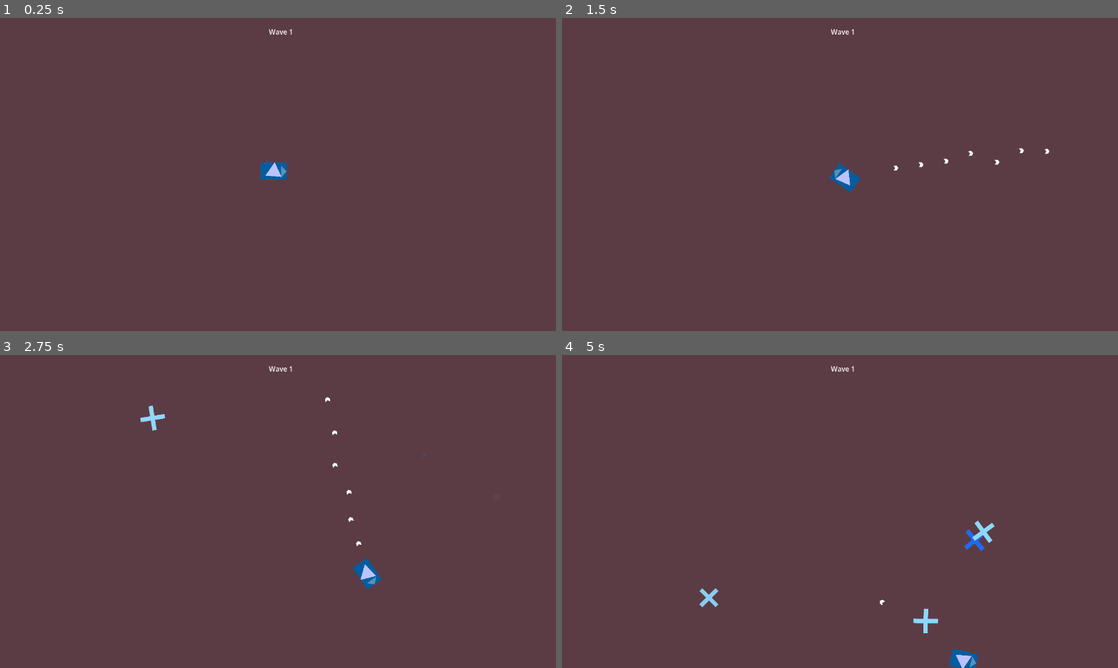
Above: before the commit, frames 1-4 (two rows, left to right).
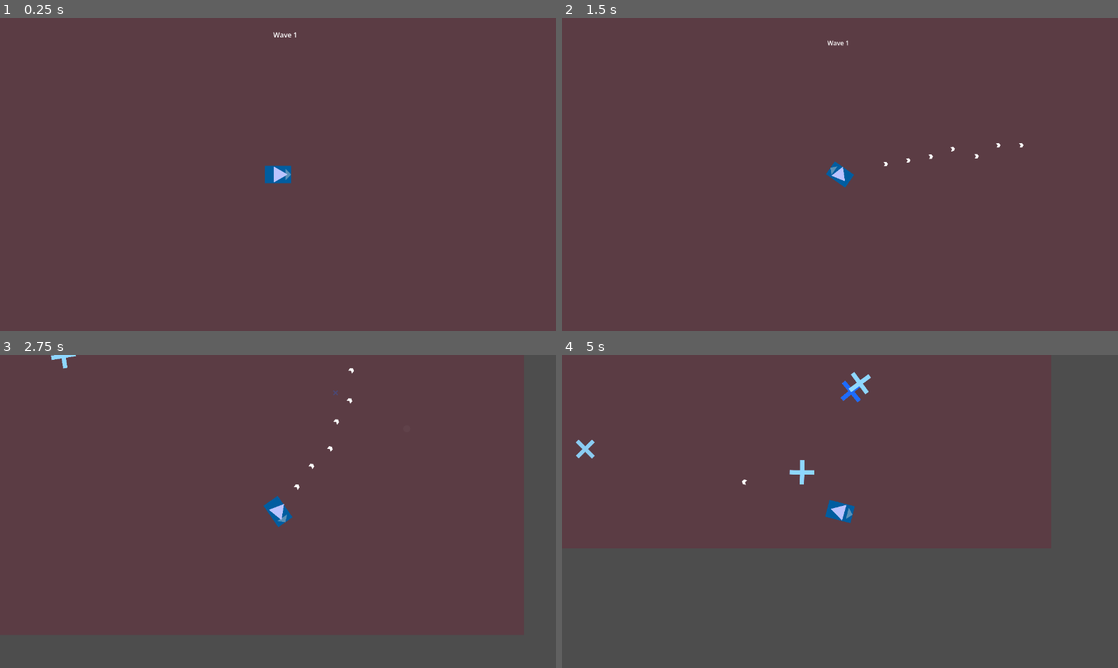
Above: after the commit, the same moments.

Repository: Sammon04/Roguelike_Game
Game: Godot game, scene res://Scenes/Main.tscn
Same seed, same stepped clock (60 frames per second), same inputs: the game is played once before the commit and once after it.
Inputs (mouse positions are in pixels of both pictures, inside the frame that each line leads up to):
- Up to frame 1 (0.25 s): no input
- Up to frame 2 (1.5 s): tap Enter at 0.5 s; move the mouse to (962, 158) at 0.52 s; press the mouse at (962, 158) at 0.53 s; hold D (right) 0.53-1.28 s; tap Mouse wheel down (scroll_down, bound only after the commit) at 0.8, 1.35 s; move the mouse to (728, 190) at 1.27 s; release the mouse at (728, 190) at 1.28 s; hold S (down) from 1.28 s (still down)
- Up to frame 3 (2.75 s): tap Mouse wheel up (scroll_up, bound only after the commit) at 1.55, 2.1 s; move the mouse to (333, 442) at 2.02 s; release S (down) at 2.03 s; press the mouse at (333, 442) at 2.03 s; hold D (right) from 2.03 s (still down)
- Up to frame 4 (5 s): move the mouse to (812, 574) at 2.77 s; release D (right) at 2.78 s; release the mouse at (812, 574) at 2.78 s; hold W (up) 2.78-3.53 s; click (812, 574) at 2.85 s; tap Mouse wheel down (scroll_down, bound only after the commit) at 3.05, 3.6 s; move the mouse to (1006, 558) at 3.52 s; hold A (left) from 3.53 s (still down); tap Mouse wheel up (scroll_up, bound only after the commit) at 3.8, 4.35 s; move the mouse to (673, 464) at 4.27 s; click (673, 464) at 4.55 s

The runs differ from the first frame. In frame 1, 0.3% of the frame differs, in the area x 46-54%, y 3-53%; in frame 2, 0.5%; in frame 3, 0.9%; in frame 4, 1.5%, in the area x 2-78%, y 3-100%.

Commit message:
added camera zoom and follow player

Diff:
--- /dev/null
+++ b/Player/Scripts/camera_manager.gd
@@ -0,0 +1,14 @@
+extends Node
+
+@onready var camera = $Camera
+@onready var player = $"../../Player"
+
+func zoom():
+	if Input.is_action_just_released("scroll_up"):
+		camera.zoom += Vector2(0.05, 0.05)
+	if Input.is_action_just_released("scroll_down"):
+		camera.zoom -= Vector2(0.05, 0.05)
+
+func _process(delta: float) -> void:
+	camera.global_position = player.global_position
+	zoom()
--- a/Player/player.tscn
+++ b/Player/player.tscn
@@ -3,6 +3,7 @@
 [ext_resource type="Texture2D" uid="uid://cceema2ya4e4l" path="res://Graphics/player/player.png" id="1_3vyb7"]
 [ext_resource type="Script" uid="uid://b0cb1mxpxq3jc" path="res://Player/Scripts/player.gd" id="1_g2els"]
 [ext_resource type="Texture2D" uid="uid://7vkcxf4j0c5u" path="res://Graphics/player/playerBase.png" id="2_qhqgy"]
+[ext_resource type="Script" uid="uid://wgcu43ktilig" path="res://Player/Scripts/camera_manager.gd" id="3_od3ui"]
 [ext_resource type="Script" uid="uid://drhjhoe7lv5jk" path="res://Player/Scripts/player_gun_pivot.gd" id="3_qlg0r"]
 [ext_resource type="Script" uid="uid://wfnd8rx02hpr" path="res://Player/player_movement.gd" id="3_vtle1"]
 [ext_resource type="Script" uid="uid://dewi7auvv40hb" path="res://Player/Scripts/player_gun.gd" id="4_dqkch"]
@@ -16,6 +17,11 @@
 [node name="PlayerSprite" type="Sprite2D" parent="." unique_id=118958777]
 scale = Vector2(0.3, 0.2)
 texture = ExtResource("2_qhqgy")
+
+[node name="CameraManager" type="Node" parent="." unique_id=1613435143]
+script = ExtResource("3_od3ui")
+
+[node name="Camera" type="Camera2D" parent="CameraManager" unique_id=1810403193]
 
 [node name="PlayerMovement" type="Node" parent="." unique_id=997482494]
 script = ExtResource("3_vtle1")
--- a/project.godot
+++ b/project.godot
@@ -58,6 +58,16 @@
 "events": [Object(InputEventMouseButton,"resource_local_to_scene":false,"resource_name":"","device":-1,"window_id":0,"a …(253 unchanged characters)…
 ]
 }
+scroll_up={
+"deadzone": 0.2,
+"events": [Object(InputEventMouseButton,"resource_local_to_scene":false,"resource_name":"","device":-1,"window_id":0,"alt_pressed":false,"shift_pressed":false,"ctrl_pressed":false,"meta_pressed":false,"button_mask":8,"position":Vector2(189, 20),"global_position":Vector2(198, 68),"factor":1.5416666,"button_index":4,"canceled":false,"pressed":true,"double_click":false,"script":null)
+]
+}
+scroll_down={
+"deadzone": 0.2,
+"events": [Object(InputEventMouseButton,"resource_local_to_scene":false,"resource_name":"","device":-1,"window_id":0,"alt_pressed":false,"shift_pressed":false,"ctrl_pressed":false,"meta_pressed":false,"button_mask":16,"position":Vector2(286, 5),"global_position":Vector2(295, 53),"factor":1.725,"button_index":5,"canceled":false,"pressed":true,"double_click":false,"script":null)
+]
+}
 
 [physics]
 
Not shown, added: Player/Scripts/camera_manager.gd.uid
